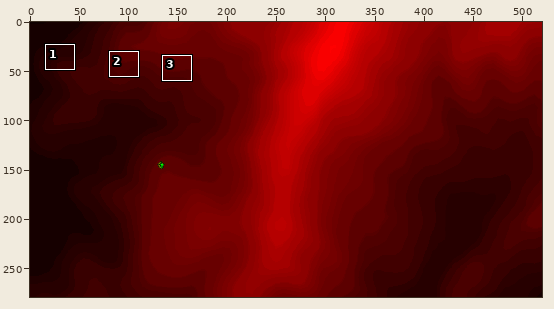
Sprite sheet -- Assets/MickRendered/selectedHabits0.png. Above, an overview of the earlier version with the close-up marked.
Close-up. Earlier state:
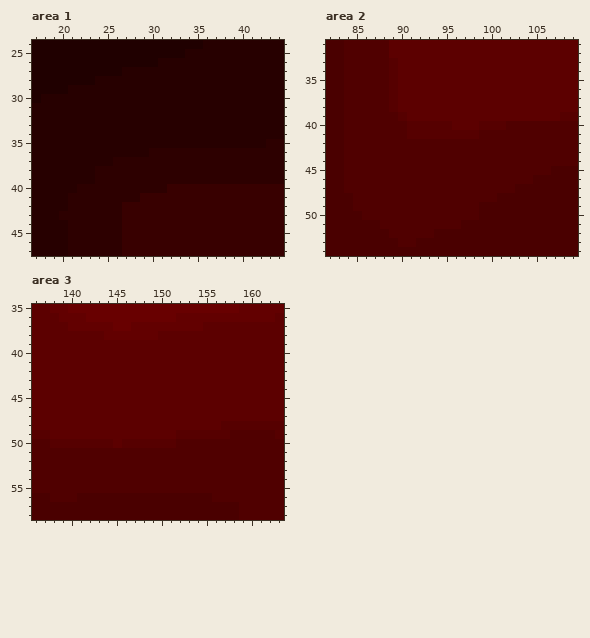
The file is 520x279 pixels. Colours within 5 levels of each other are drawn and written as one. Shown: area 1: x 17..44, y 24..47; area 2: x 82..109, y 31..54; area 3: x 136..163, y 35..58. The commit also changed other parts of the picture, which this record leaves out.
After:
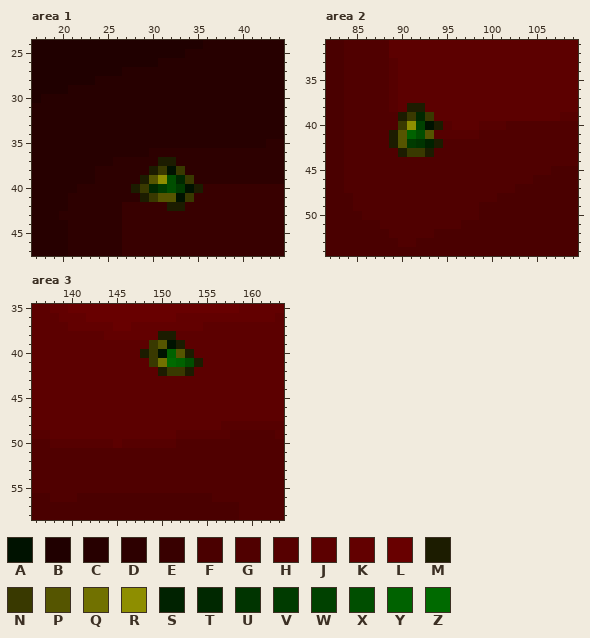
Palette (. is transparent): A #001200  B #200000  C #270000  D #2d0000  E #380000  F #4a0000  G #500000  H #560000  J #5c0000  K #620000  L #680000  M #1c1c00  N #393900  P #555500  Q #717100  R #8e8e00  S #002200  T #002800  U #003400  V #003b00  W #004100  X #004e00  Y #006200  Z #006a00
What changed:
--- area 1
@@ x 26..37 @@
 36 CCCCDDDDDDDD
-37 DDDDDDDDDDDD
-38 DDDDDDDDDDDD
-39 DDDDDDDDDDDD
-40 DDDDDDEEEEEE
-41 DDDEEEEEEEEE
-42 DEEEEEEEEEEE
+37 DDDDDMMDDDDD
+38 DDDDMNANDDDD
+39 DDDMPRXTNDDD
+40 DDMNTVXVAMEE
+41 DDDMNPPANEEE
+42 DEEEEEMMEEEE
 43 DEEEEEEEEEEE
--- area 2
@@ x 87..96 @@
 37 GGHJJJJJJJ
-38 GGHJJJJJJJ
-39 GGGHJJJJJJ
-40 GGGGHHHHHJ
-41 GGGGHHHHHH
-42 GGGGGGGGGG
-43 GGGGGGGGGG
+38 GGHJMMJJJJ
+39 GGGMNTNJJJ
+40 GGGNRWAMHJ
+41 GGMPYXPHHH
+42 GGMPVUSMGG
+43 GGGMNNMGGG
 44 GGGGGGGGGG
--- area 3
@@ x 146..156 @@
 37 LKKKKKKKKJJ
-38 KKKKJJJJJJJ
-39 JJJJJJJJJJJ
-40 JJJJJJJJJJJ
-41 JJJJJJJJJJJ
-42 JJJJJJJJJJJ
+38 KKKKMMJJJJJ
+39 JJJNPAMJJJJ
+40 JJMNAYPMJJJ
+41 JJJNQZYXMJJ
+42 JJJJMNNMJJJ
 43 JJJJJJJJJJJ
Pixel boxes of the changes (left, top, right, bottom) in both close-ups:
changed: (131, 157, 203, 211)
changed: (389, 103, 443, 157)
changed: (140, 331, 203, 376)
